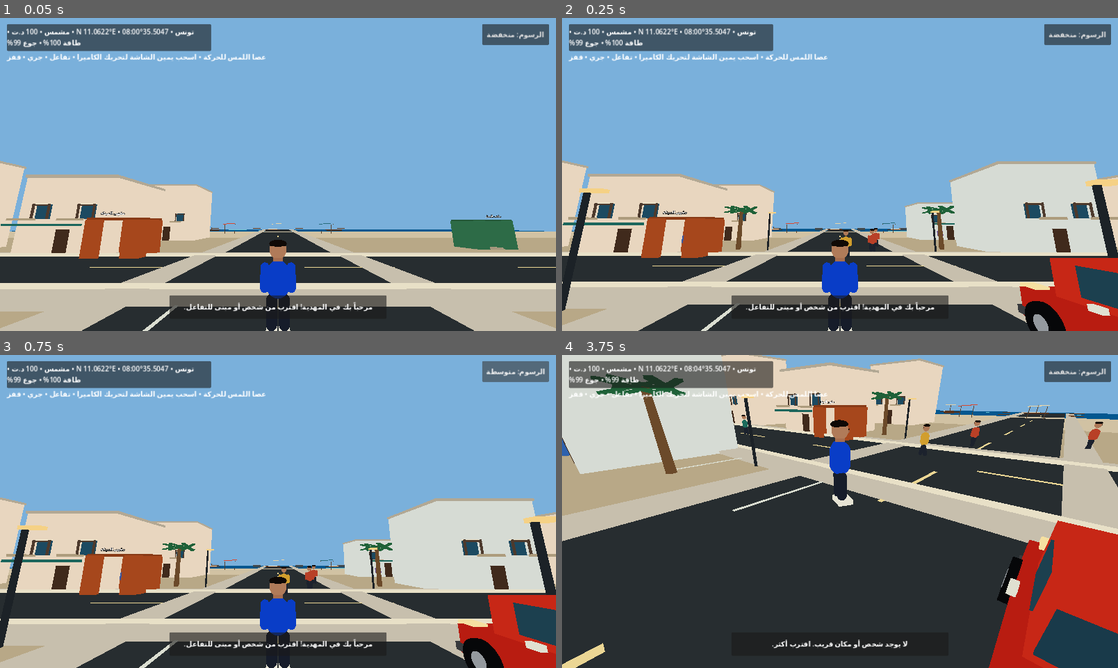
Above: before the commit, frames 1-4 (two rows, left to right).
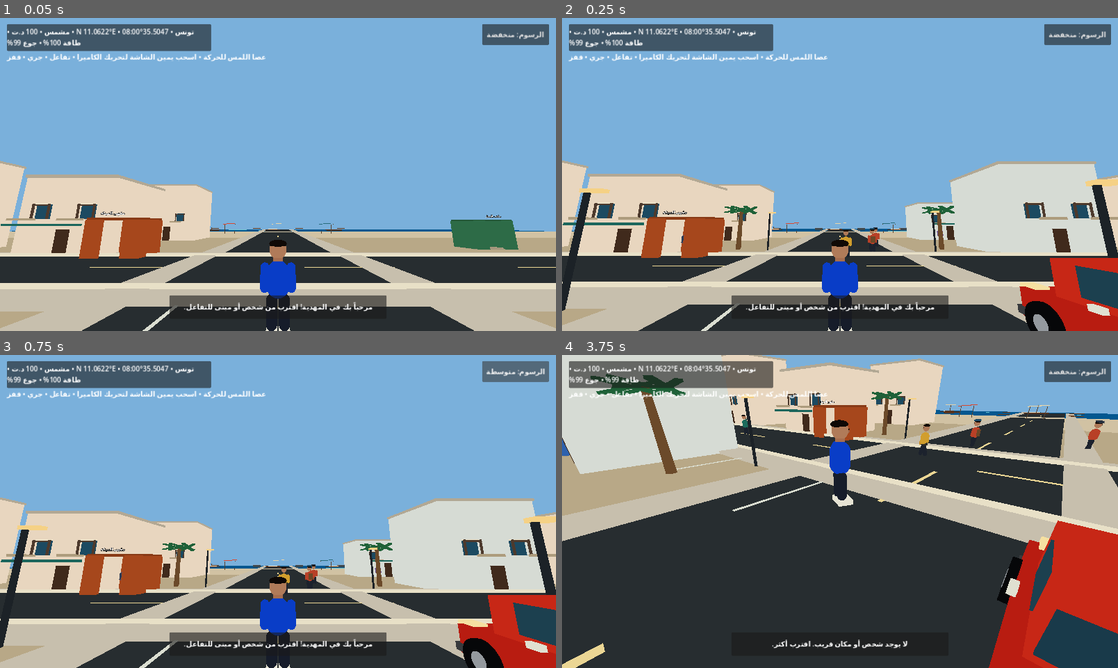
Above: after the commit, the same moments.

Repository: stevennpllk-crypto/REAL-LIFE-MAHDIA
Game: Godot game, scene res://scenes/Main.tscn
The game is run twice, just before and just after one commit, with the same random seed, the same clock (stepped at 60 frames per second) and the same inputs.
Inputs (mouse positions are in pixels of both pictures, inside the frame that each line leads up to):
- Up to frame 1 (0.05 s): no input
- Up to frame 2 (0.25 s): no input
- Up to frame 3 (0.75 s): click "الرسوم: منخفضة" at 0.5 s
- Up to frame 4 (3.75 s): click "الرسوم: متوسطة" at 1.25 s; click "الرسوم: عالية" at 2 s; tap Enter at 2.75 s; move the mouse to (867, 511) at 2.77 s; hold W (move_forward) from 2.78 s (still down); tap E (interact) at 2.85 s; tap Space (jump) at 3.02 s; move the mouse to (812, 511) at 3.52 s; tap Shift (run) at 3.6 s

Frame 1 is identical in both runs. In frame 2, less than 0.1% of the frame differs, in the area x 21-57%, y 66-74%; in frame 3, less than 0.1%; in frame 4, less than 0.1%, in the area x 33-98%, y 20-29%.

Commit message:
Add distinct low-cost profession outfits for residents

Diff:
--- a/scripts/npc.gd
+++ b/scripts/npc.gd
@@ -78,10 +78,59 @@
 	_part(_sphere(0.198, 0.17), Vector3(0, 1.97, 0.015), Color(0.09, 0.065, 0.05))
 	_part(_sphere(0.022, 0.03), Vector3(-0.068, 1.86, -0.175), Color(0.035, 0.025, 0.02))
 	_part(_sphere(0.022, 0.03), Vector3(0.068, 1.86, -0.175), Color(0.035, 0.025, 0.02))
+	_build_occupation_details()
 	left_arm = _limb(Vector3(-0.30, 1.43, 0), shirt, 0.62, 0.10)
 	right_arm = _limb(Vector3(0.30, 1.43, 0), shirt, 0.62, 0.10)
 	left_leg = _limb(Vector3(-0.14, 0.76, 0), Color(0.12, 0.14, 0.18), 0.72, 0.12)
 	right_leg = _limb(Vector3(0.14, 0.76, 0), Color(0.12, 0.14, 0.18), 0.72, 0.12)
+
+func _build_occupation_details() -> void:
+	# Distinct, inexpensive silhouettes make residents identifiable at a glance.
+	var details := Node3D.new()
+	details.name = "OccupationDetails"
+	visual_root.add_child(details)
+	match occupation:
+		"fisher":
+			_detail_cylinder(details, 0.19, 0.12, Vector3(0, 2.08, 0), Color(0.12, 0.30, 0.42))
+			_detail_box(details, Vector3(0.42, 0.07, 0.32), Vector3(0, 2.04, -0.02), Color(0.12, 0.30, 0.42))
+			_detail_box(details, Vector3(0.40, 0.48, 0.06), Vector3(0, 1.18, 0.25), Color(0.42, 0.28, 0.16))
+		"shopkeeper":
+			_detail_box(details, Vector3(0.43, 0.60, 0.055), Vector3(0, 1.17, -0.245), Color(0.16, 0.31, 0.27))
+			_detail_box(details, Vector3(0.08, 0.42, 0.06), Vector3(-0.17, 1.52, -0.245), Color(0.16, 0.31, 0.27))
+		"mechanic":
+			_detail_box(details, Vector3(0.55, 0.14, 0.32), Vector3(0, 0.91, 0), Color(0.20, 0.19, 0.16))
+			_detail_box(details, Vector3(0.18, 0.16, 0.08), Vector3(0.17, 0.91, -0.20), Color(0.78, 0.55, 0.16))
+		"student":
+			_detail_box(details, Vector3(0.42, 0.56, 0.22), Vector3(0, 1.25, 0.25), Color(0.18, 0.24, 0.34))
+			_detail_box(details, Vector3(0.08, 0.42, 0.08), Vector3(-0.22, 1.31, 0.05), Color(0.18, 0.24, 0.34))
+		"cook":
+			_detail_cylinder(details, 0.17, 0.22, Vector3(0, 2.12, 0), Color(0.93, 0.91, 0.84))
+			_detail_box(details, Vector3(0.44, 0.62, 0.055), Vector3(0, 1.17, -0.245), Color(0.88, 0.84, 0.72))
+		"driver":
+			_detail_box(details, Vector3(0.38, 0.10, 0.32), Vector3(0, 2.05, 0), Color(0.16, 0.20, 0.25))
+			_detail_box(details, Vector3(0.44, 0.06, 0.26), Vector3(0, 1.99, -0.06), Color(0.16, 0.20, 0.25))
+		_:
+			_detail_box(details, Vector3(0.42, 0.12, 0.30), Vector3(0, 1.66, 0), Color(0.78, 0.68, 0.48))
+
+func _detail_box(parent: Node3D, size: Vector3, pos: Vector3, color: Color) -> void:
+	var mesh := BoxMesh.new()
+	mesh.size = size
+	var item := MeshInstance3D.new()
+	item.mesh = mesh
+	item.position = pos
+	item.material_override = _mat(color)
+	parent.add_child(item)
+
+func _detail_cylinder(parent: Node3D, radius: float, height: float, pos: Vector3, color: Color) -> void:
+	var mesh := CylinderMesh.new()
+	mesh.top_radius = radius * 0.92
+	mesh.bottom_radius = radius
+	mesh.height = height
+	var item := MeshInstance3D.new()
+	item.mesh = mesh
+	item.position = pos
+	item.material_override = _mat(color)
+	parent.add_child(item)
 
 func _capsule(radius: float, height: float) -> CapsuleMesh:
 	var mesh := CapsuleMesh.new()
